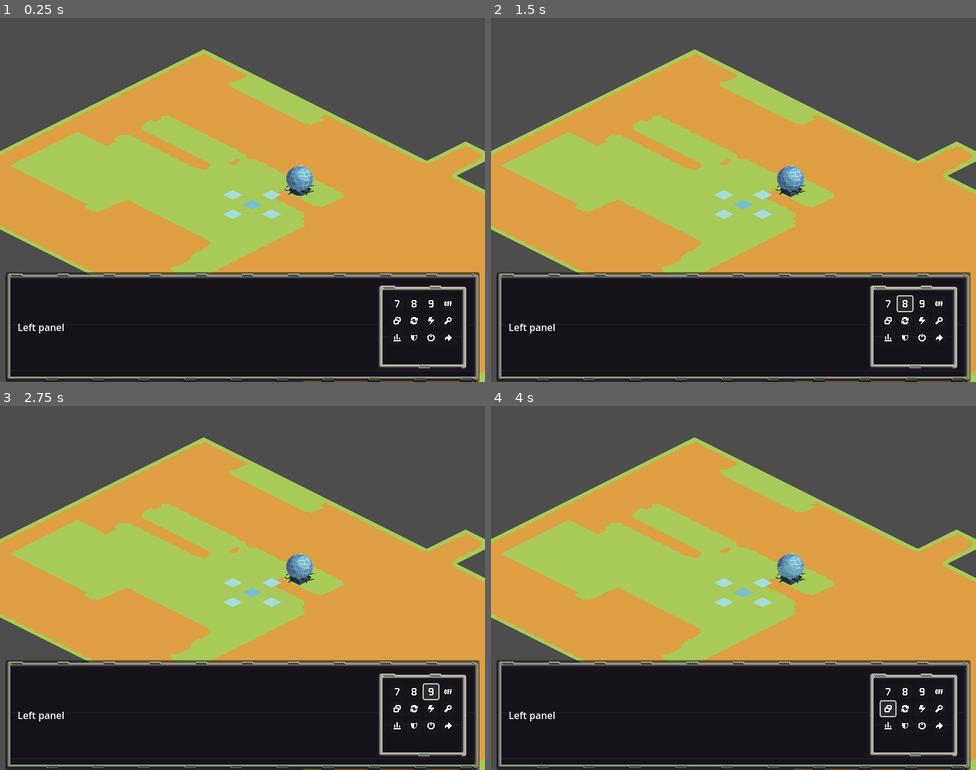
Above: before the commit, frames 1-4 (two rows, left to right).
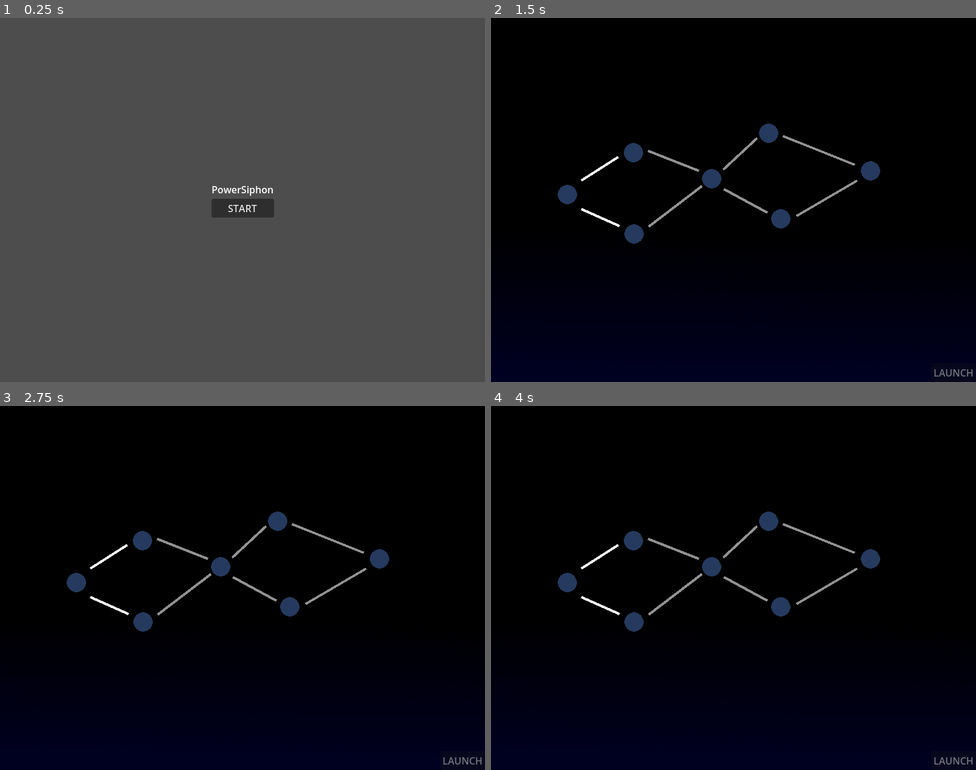
Above: after the commit, the same moments.

Repository: balorian/bigmode25
Game: Godot game, scene res://scenes/start_screen/start_screen.tscn
The game is run twice, just before and just after one commit, with the same random seed, the same clock (stepped at 60 frames per second) and the same inputs. Before the commit the project starts from res://scenes/planet/planet.tscn.
Inputs (mouse positions are in pixels of both pictures, inside the frame that each line leads up to; where the layout moved, square brackets give the same spot in the first picture):
- Up to frame 1 (0.25 s): no input
- Up to frame 2 (1.5 s): click (733, 207) [888, 301] at 0.5 s; click (903, 301) at 1.27 s
- Up to frame 3 (2.75 s): click (431, 689) at 2.02 s
- Up to frame 4 (4 s): click (937, 689) at 2.77 s; click (888, 708) at 3.52 s

The runs differ from the first frame. In frame 1, 73% of the frame differs, in the area x 0-100%, y 8-100%; in frame 2, 76%; in frame 3, 76%, in the area x 0-100%, y 0-100%; in frame 4, 76%.

Commit message:
web export

Diff:
--- a/project.godot
+++ b/project.godot
@@ -11,7 +11,7 @@
 [application]
 
 config/name="power-defence"
-run/main_scene="res://scenes/planet/planet.tscn"
+run/main_scene="res://scenes/start_screen/start_screen.tscn"
 config/features=PackedStringArray("4.3", "GL Compatibility")
 config/icon="res://icon.svg"
 
Not shown, changed: html/index.html
Not shown, changed: html/index.pck
